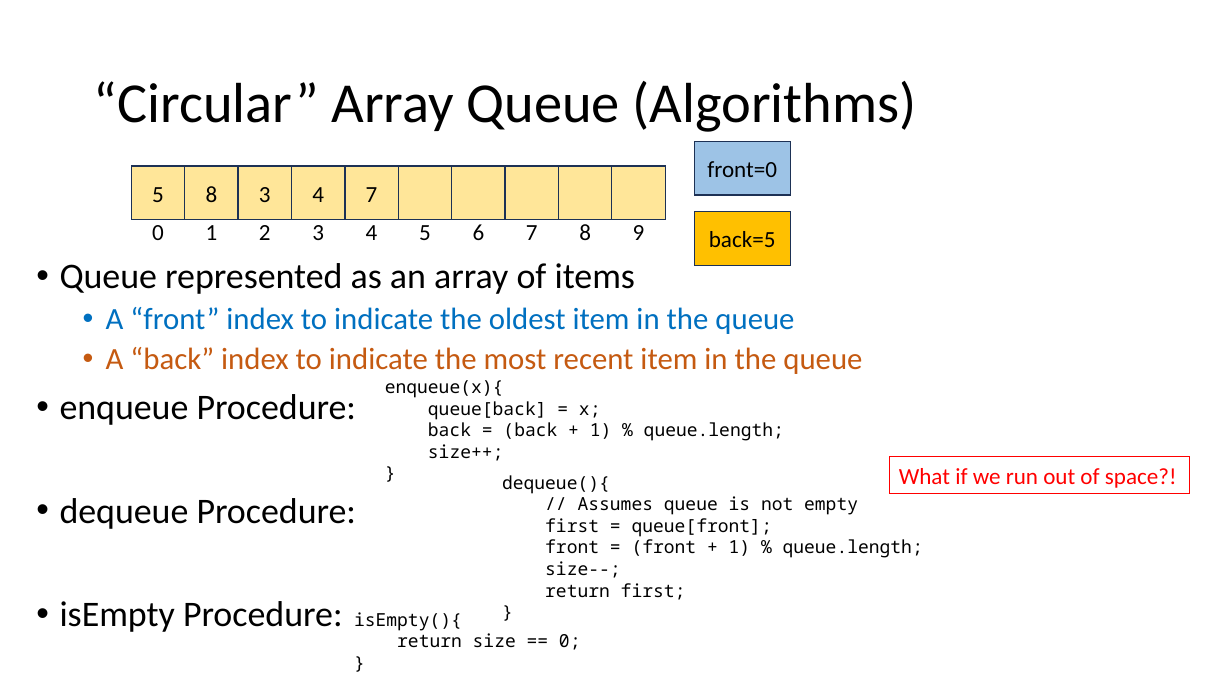
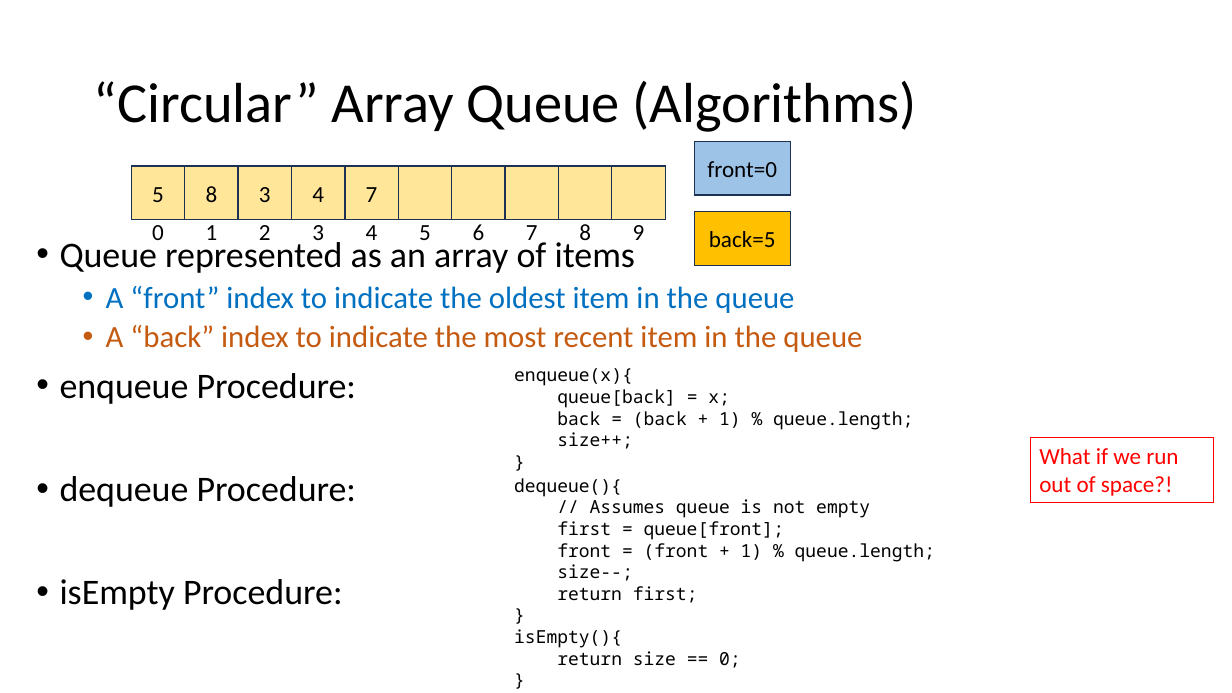
Before and after one commit to natebrunelle/cse332, a slide deck: slide 8 of markdown/files/slides/lecture2_analysis1.pptx (slide 6 before the commit). Drawn at 1232x693 pixels with LibreOffice and Linux fonts; fonts in the diff are those of the drawing. Boxes give left, top, right and bottom in pixels: in the first picture for what was removed or moved away, otherwise in the second. Text is boxed around its words. In the diff, an @@ line names an element or a change of style, - is before the commit and + after.

```diff
--- a/markdown/files/slides/lecture2_analysis1.pptx
+++ b/markdown/files/slides/lecture2_analysis1.pptx
@@ text "Queue represented as an array ..." rewrapped from (x1=60, y1=263, x2=862, y2=632) to (x1=60, y1=237, x2=862, y2=610) @@
@@ text "enqueue(x){" moved from (x1=385, y1=380, x2=784, y2=461) to (x1=514, y1=368, x2=913, y2=449) @@
@@ rectangle "What if we run out ..." resized from (x1=890, y1=457, x2=1190, y2=494) to (x1=1031, y1=437, x2=1214, y2=503) @@
@@ text "dequeue(){" moved from (x1=502, y1=475, x2=923, y2=600) to (x1=514, y1=478, x2=935, y2=603) @@
@@ text "isEmpty(){" moved from (x1=354, y1=612, x2=581, y2=650) to (x1=514, y1=629, x2=741, y2=668) @@
```
Also in this commit, not shown: 10 other slides changed, 2 slides added, 4 other files.
